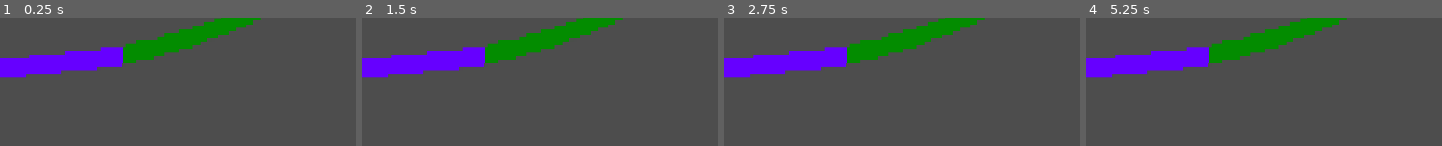
Above: before the commit, frames 1-4 (left to right).
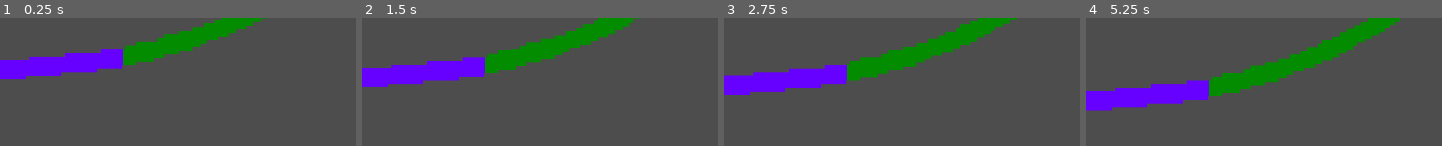
Above: after the commit, the same moments.

Repository: Annars30/GithubRepos-FINAL-project-ver1
Game: Godot game, scene res://Scenes/supernova_wave_3.tscn
Same seed, same stepped clock (60 frames per second), same inputs: the game is played once before the commit and once after it. This scene is started directly instead of the project's main scene.
Inputs (mouse positions are in pixels of both pictures, inside the frame that each line leads up to):
- Up to frame 1 (0.25 s): no input
- Up to frame 2 (1.5 s): move the mouse to (outside the picture) at 0.52 s; hold Right (move_right) 0.53-1.28 s; hold B (fire_blue) 0.53-1.28 s; click (outside the picture) at 0.67 s; move the mouse to (outside the picture) at 1.27 s; hold Left (move_left) from 1.28 s (still down); tap G (fire_green) at 1.35 s
- Up to frame 3 (2.75 s): move the mouse to (outside the picture) at 2.02 s; release Left (move_left) at 2.03 s; hold Right (move_right) from 2.03 s (still down); hold O (fire_orange) from 2.03 s (still down)
- Up to frame 4 (5.25 s): move the mouse to (outside the picture) at 2.77 s; release O (fire_orange) at 2.78 s; tap R (fire_red) at 2.85 s; click (outside the picture) at 2.92 s; move the mouse to (outside the picture) at 3.52 s; release Right (move_right) at 3.53 s; hold V (fire_violet) 3.53-4.28 s; hold Left (move_left) from 3.53 s (still down); move the mouse to (outside the picture) at 4.27 s; tap Y (fire_yellow) at 4.35 s; move the mouse to (outside the picture) at 5.02 s; hold B (fire_blue) from 5.03 s (still down); click (outside the picture) at 5.17 s

The runs differ from the first frame. In frame 1, 2.1% of the frame differs, in the area x 0-75%, y 0-48%; in frame 2, 11%; in frame 3, 20%; in frame 4, 23%, in the area x 0-89%, y 0-73%.

Commit message:
Update supernova_wave_3.gd

Diff:
--- a/Scripts/supernova_wave_3.gd
+++ b/Scripts/supernova_wave_3.gd
@@ -1,9 +1,9 @@
-extends Area2D
+extends CharacterBody2D
 
 @onready var supernova_wave3 = $Sprite2D
 @export var speed: float = 200
 var direction: Vector2 = Vector2.ZERO
-var move_speed := 10.0
+var move_speed := 10
 
 func _physics_process(delta):
 	supernova_wave3.position.y += move_speed * delta
